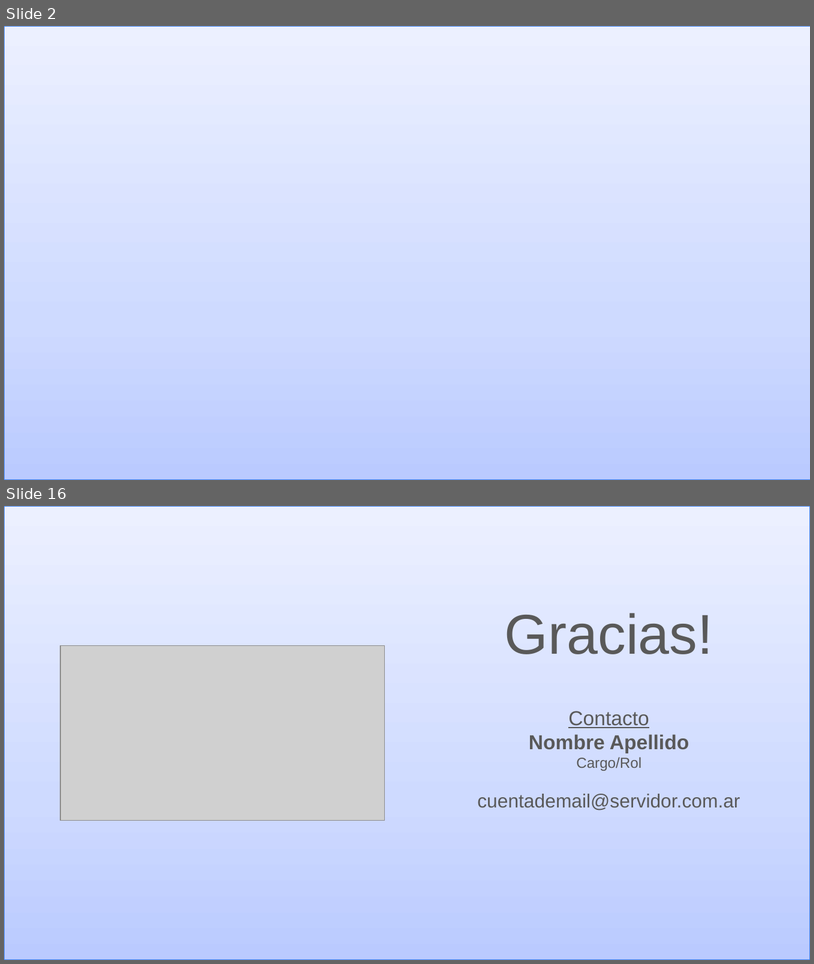
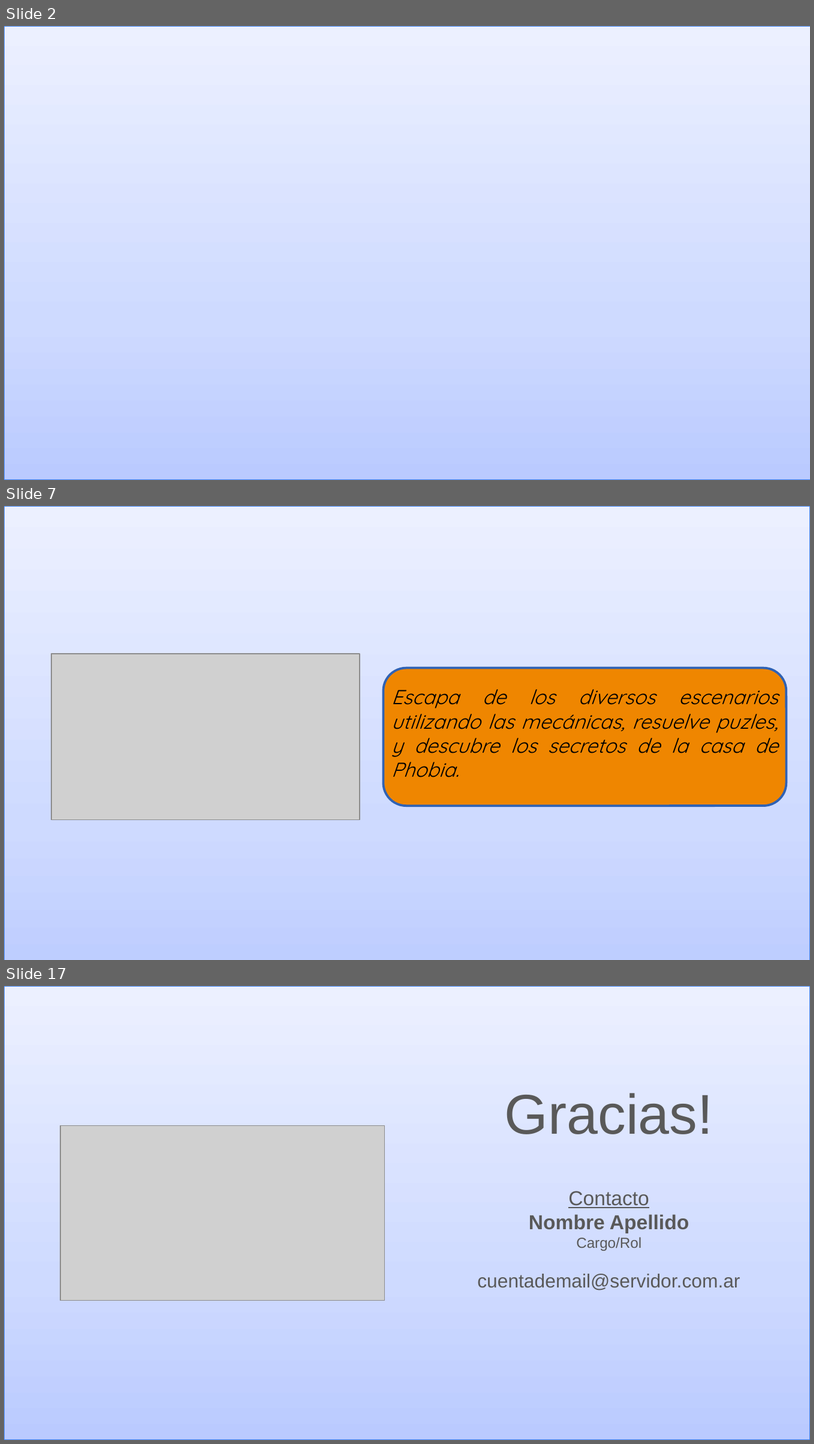
Before and after one commit to Marianoz1972/PICH, a slide deck: Pitch (Venta) [Template] PHOBIA.pptx. Shown one above the other, each under a label of ours: slides 2 and 16 before the commit, slides 2, 7 and 17 after it; the slides between them are not shown. The pictures are 814x964 and 814x1444 pixels, drawn with LibreOffice and Linux fonts; fonts in the diff are those of the drawing; grey boxes stand for pictures; background and template pictures are left out. Boxes give left, top, right and bottom in pixels: in the first picture for what was removed or moved away, otherwise in the second. Text is boxed around its words. In the diff, an @@ line names an element or a change of style, - is before the commit and + after.

```diff
--- a/Pitch (Venta) [Template] PHOBIA.pptx
+++ b/Pitch (Venta) [Template] PHOBIA.pptx
@@ slide 7 added at [4,506,810,960], background #FFFFFF @@
@@ rectangle added at [4,506,810,960], fill gradient #BBCBFF to #CFDAFF to #EDF1FF, outline #3C81F3 0.75 pt @@
@@ picture added at [51,654,360,820] @@
@@ rounded rectangle added at [384,668,787,806], fill #EF8600, outline #3162B5 2 pt @@
@@ text added at [392,689,779,777], 18 pt, text #000000, italic @@
+Escapa de los diversos escenarios utilizando las mecánicas, resuelve puzles, y descubre los secretos de la casa de Phobia.
@@ what was slide 16 is now slide 17 @@
```
Also in this commit, not shown: 12 slides changed, 1 other slide added, 1 slide removed.
